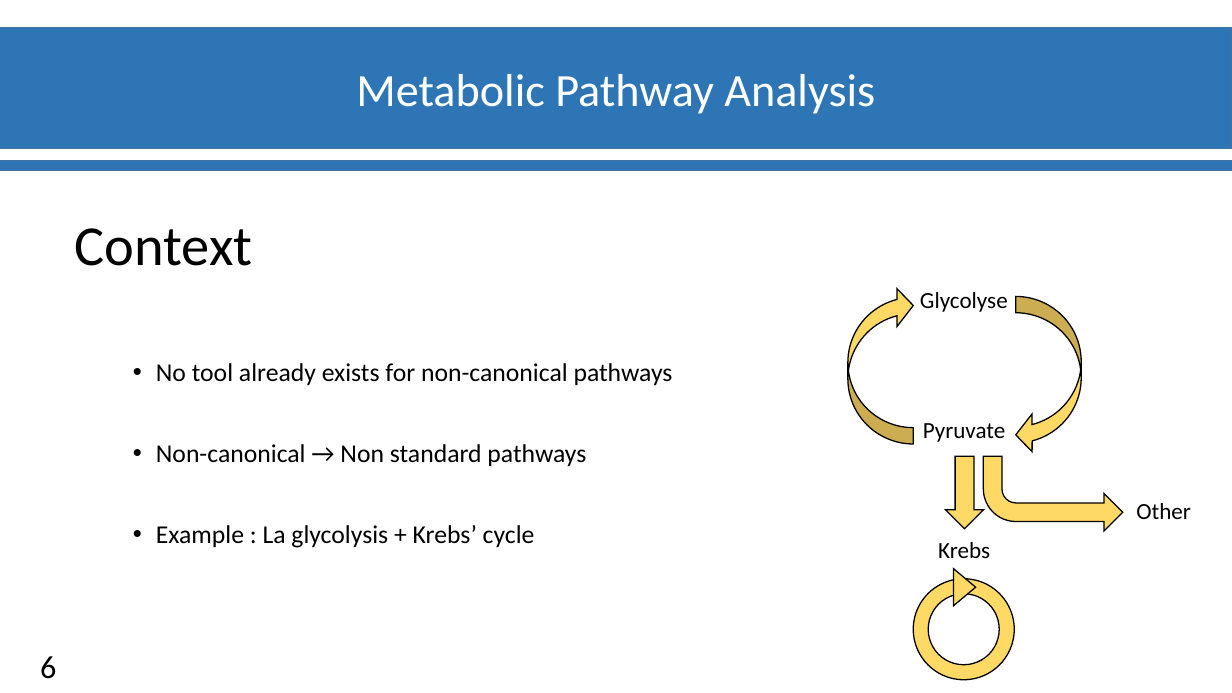
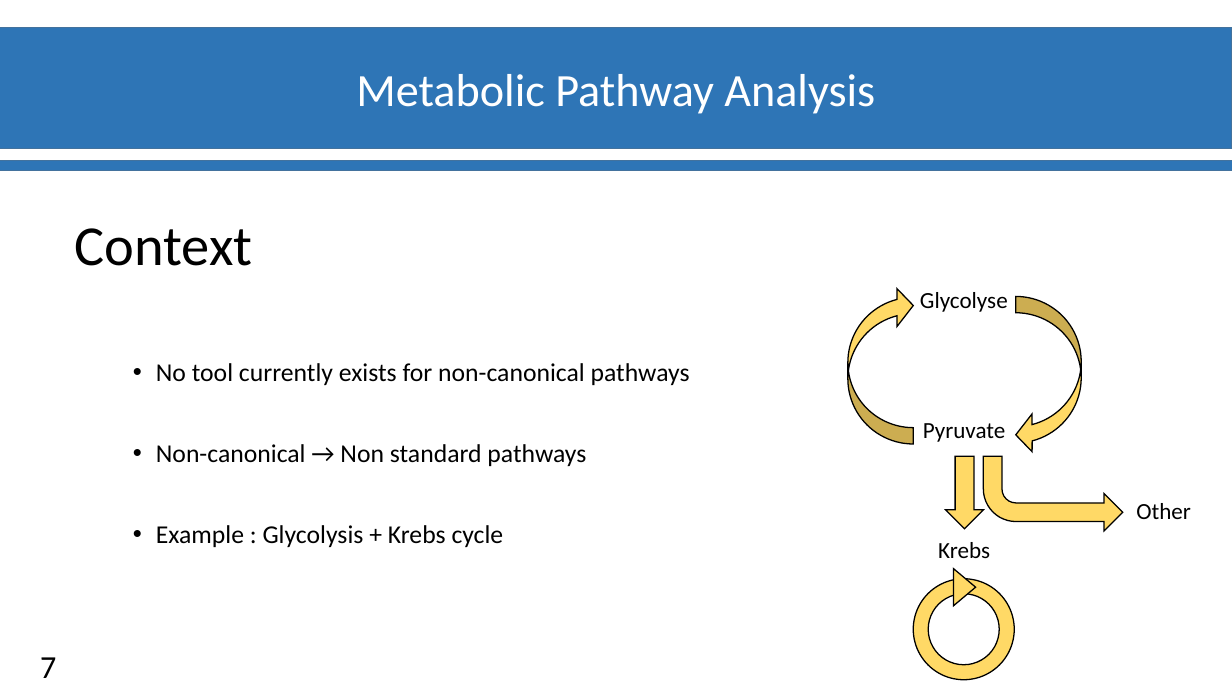
Before and after one commit to materrien/Projet-INSERM, a slide deck: slide 8 of Diapos_Suivit_projet.pptx (slide 7 before the commit). Drawn at 1232x693 pixels with LibreOffice and Linux fonts; fonts in the diff are those of the drawing; background and template pictures are left out. Boxes give left, top, right and bottom in pixels: in the first picture for what was removed or moved away, otherwise in the second. Text is boxed around its words. In the diff, an @@ line names an element or a change of style, - is before the commit and + after.

Commit message:
Updated the slides (english/french)

```diff
--- a/Diapos_Suivit_projet.pptx
+++ b/Diapos_Suivit_projet.pptx
@@ text at <box>156,363,690,385</box>: text changed @@
-• No tool already exists for non-canonical pathways
+• No tool currently exists for non-canonical pathways
@@ text at <box>156,525,504,547</box>: text changed @@
-• Example : La glycolysis + Krebs’ cycle
+• Example : Glycolysis + Krebs cycle
@@ page number at <box>40,657,56,678</box>: text changed @@
-6
+7
```
Also in this commit, not shown: 6 other slides changed, 1 slide added.
